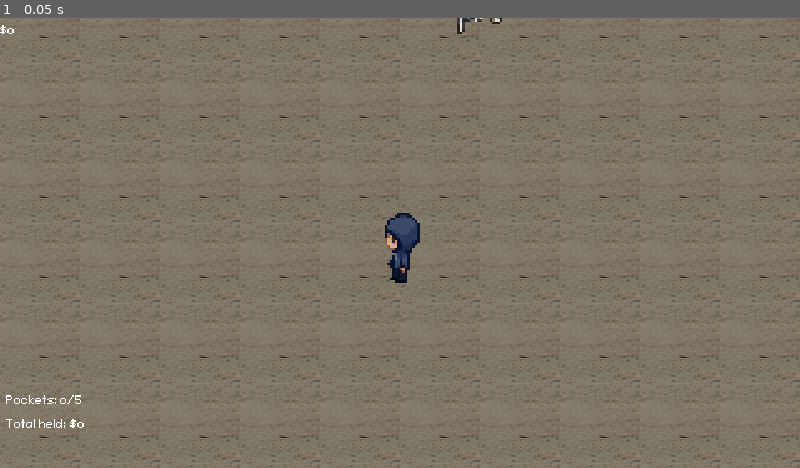
Above: before the commit, frame 1.
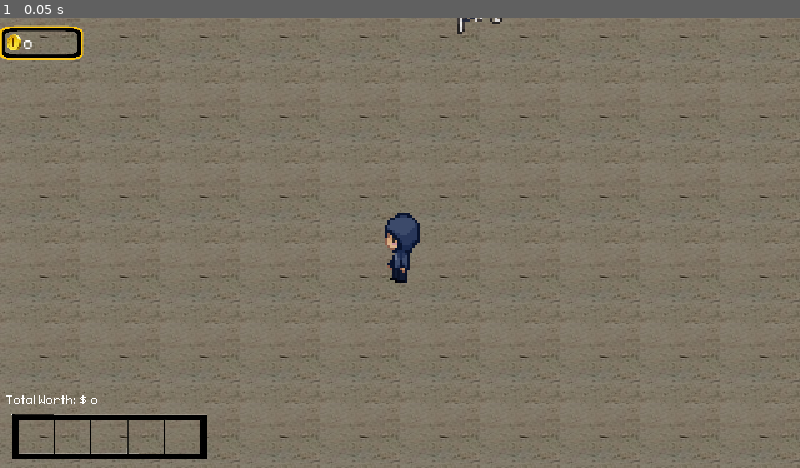
Above: after the commit, the same moment.

Repository: nithinsenthil/UCDBTS
Game: Godot game, scene res://Scenes/level_1.tscn
Two runs of this game, one before a commit and one after it. Both use one fixed random seed, a clock stepped at 60 frames per second and the inputs below. This scene is started directly instead of the project's main scene. The engine's default icon, where the game draws it, is replaced by a stand-in: a white triangle on a blue panel in a dark square.
Inputs:
- Up to frame 1 (0.05 s): no input

The runs differ from the first frame. In frame 1, 1.4% of the frame differs, in the area x 0-26%, y 1-98%.
Error in both runs: Cannot call method 'add_child' on a null value. (res://Scripts/Managers/scene_manager.gd:27)

Commit message:
Added visual for money displayed and visuals for how many bikes the user has

Diff:
--- a/ucdbts/Scenes/level_1.tscn
+++ b/ucdbts/Scenes/level_1.tscn
@@ -1,14 +1,21 @@
-[gd_scene load_steps=11 format=3 uid="uid://u5cbtsx5gtfs"]
+[gd_scene load_steps=18 format=3 uid="uid://u5cbtsx5gtfs"]
 
 [ext_resource type="PackedScene" uid="uid://gxrmon58v2of" path="res://Scenes/camera.tscn" id="1_lsmp6"]
-[ext_resource type="Script" uid="uid://csmojftlbnmwu" path="res://Scripts/level_1.gd" id="1_wrinw"]
+[ext_resource type="Script" path="res://Scripts/level_1.gd" id="1_wrinw"]
 [ext_resource type="PackedScene" uid="uid://djchl1edhuuic" path="res://Scenes/debug_scene.tscn" id="2_xrdnt"]
 [ext_resource type="PackedScene" uid="uid://dmlnsq8mvdrq7" path="res://Scenes/player.tscn" id="3_wrinw"]
 [ext_resource type="Texture2D" uid="uid://cbfk6vu0papus" path="res://Assets/environment/ucdavis.jpg" id="4_chwpn"]
 [ext_resource type="Script" uid="uid://bewtipkcwvdg" path="res://Scripts/money.gd" id="5_af3po"]
 [ext_resource type="Script" uid="uid://bablma2t4h3vm" path="res://Scripts/Debugging/debug_label.gd" id="6_uy8f0"]
 [ext_resource type="Script" uid="uid://cplyk1jik3cck" path="res://Scripts/pockets.gd" id="7_6r07y"]
-[ext_resource type="Script" uid="uid://c6yccf4lx8l0t" path="res://Scripts/end_level.gd" id="8_xrdnt"]
+[ext_resource type="Texture2D" uid="uid://10a62s21ftkn" path="res://Assets/ui_elements/coin_display2.png" id="7_chwpn"]
+[ext_resource type="Script" path="res://Scripts/end_level.gd" id="8_xrdnt"]
+[ext_resource type="Texture2D" uid="uid://biylug8advjp6" path="res://Assets/ui_elements/pocket_display.png" id="10_af3po"]
+[ext_resource type="Script" uid="uid://bhdfyrgtmohsh" path="res://Scripts/bike_1.gd" id="11_uy8f0"]
+[ext_resource type="Script" uid="uid://dsbcd5ja5mxf4" path="res://Scripts/bike_2.gd" id="12_6r07y"]
+[ext_resource type="Script" uid="uid://bp3lwx7kwr0ww" path="res://Scripts/bike_3.gd" id="13_6ioyp"]
+[ext_resource type="Script" uid="uid://b0odkellsfjw3" path="res://Scripts/bike_4.gd" id="14_oovug"]
+[ext_resource type="Script" uid="uid://beqtptwtchldw" path="res://Scripts/bike_5.gd" id="15_8i23i"]
 
 [sub_resource type="RectangleShape2D" id="RectangleShape2D_wrinw"]
 size = Vector2(91.5, 173)
@@ -36,8 +43,17 @@
 script = ExtResource("5_af3po")
 
 [node name="Label" type="Label" parent="MoneyDisplay"]
+offset_left = 19.0
+offset_top = 7.0
+offset_right = 59.0
+offset_bottom = 33.0
+theme_override_font_sizes/font_size = 21
+
+[node name="TextureRect" type="TextureRect" parent="MoneyDisplay"]
 offset_right = 40.0
-offset_bottom = 23.0
+offset_bottom = 40.0
+scale = Vector2(0.1, 0.1)
+texture = ExtResource("7_chwpn")
 
 [node name="Debug" type="Label" parent="."]
 visible = false
@@ -50,11 +66,59 @@
 layer = 2
 script = ExtResource("7_6r07y")
 
+[node name="PocketBoxes" type="TextureRect" parent="PocketsDisplay"]
+offset_left = 2.0
+offset_top = 299.0
+offset_right = 745.0
+offset_bottom = 635.0
+scale = Vector2(0.25, 0.25)
+texture = ExtResource("10_af3po")
+
 [node name="Label" type="Label" parent="PocketsDisplay"]
 offset_left = 5.0
 offset_top = 296.0
 offset_right = 45.0
 offset_bottom = 319.0
+
+[node name="Bike1" type="TextureRect" parent="PocketsDisplay"]
+offset_left = 16.0
+offset_top = 323.0
+offset_right = 41.0
+offset_bottom = 348.0
+expand_mode = 1
+script = ExtResource("11_uy8f0")
+
+[node name="Bike2" type="TextureRect" parent="PocketsDisplay"]
+offset_left = 46.0
+offset_top = 322.0
+offset_right = 71.0
+offset_bottom = 347.0
+expand_mode = 1
+script = ExtResource("12_6r07y")
+
+[node name="Bike3" type="TextureRect" parent="PocketsDisplay"]
+offset_left = 75.0
+offset_top = 322.0
+offset_right = 100.0
+offset_bottom = 347.0
+expand_mode = 1
+script = ExtResource("13_6ioyp")
+
+[node name="Bike4" type="TextureRect" parent="PocketsDisplay"]
+offset_left = 105.0
+offset_top = 323.0
+offset_right = 130.0
+offset_bottom = 348.0
+expand_mode = 1
+script = ExtResource("14_oovug")
+
+[node name="Bike5" type="TextureRect" parent="PocketsDisplay"]
+offset_left = 134.0
+offset_top = 323.0
+offset_right = 159.0
+offset_bottom = 348.0
+expand_mode = 1
+script = ExtResource("15_8i23i")
 
 [node name="Area2D" type="Area2D" parent="."]
 script = ExtResource("8_xrdnt")
--- /dev/null
+++ b/ucdbts/Scripts/bike_1.gd
@@ -0,0 +1,10 @@
+extends TextureRect
+
+func _ready():
+	self.texture = load("res://Assets/bikes/bike6.png")
+
+func _process(delta):
+	if ResourceManager.get_num_held_bikes() > 0:
+		self.visible = true
+	else:
+		self.visible = false
--- /dev/null
+++ b/ucdbts/Scripts/bike_2.gd
@@ -0,0 +1,10 @@
+extends TextureRect
+
+func _ready():
+	self.texture = load("res://Assets/bikes/bike6.png")
+
+func _process(delta):
+	if ResourceManager.get_num_held_bikes() > 1:
+		self.visible = true
+	else:
+		self.visible = false
--- /dev/null
+++ b/ucdbts/Scripts/bike_3.gd
@@ -0,0 +1,10 @@
+extends TextureRect
+
+func _ready():
+	self.texture = load("res://Assets/bikes/bike6.png")
+
+func _process(delta):
+	if ResourceManager.get_num_held_bikes() > 2:
+		self.visible = true
+	else:
+		self.visible = false
--- /dev/null
+++ b/ucdbts/Scripts/bike_4.gd
@@ -0,0 +1,10 @@
+extends TextureRect
+
+func _ready():
+	self.texture = load("res://Assets/bikes/bike6.png")
+
+func _process(delta):
+	if ResourceManager.get_num_held_bikes() > 3:
+		self.visible = true
+	else:
+		self.visible = false
--- /dev/null
+++ b/ucdbts/Scripts/bike_5.gd
@@ -0,0 +1,10 @@
+extends TextureRect
+
+func _ready():
+	self.texture = load("res://Assets/bikes/bike6.png")
+
+func _process(delta):
+	if ResourceManager.get_num_held_bikes() > 4:
+		self.visible = true
+	else:
+		self.visible = false
--- a/ucdbts/Scripts/money.gd
+++ b/ucdbts/Scripts/money.gd
@@ -3,12 +3,14 @@
 
 #var _total_funds = 0
 @onready var money_label: Label = $Label
+@onready var player:Player = %Player
 
 
-func _ready():
+
+func _ready() -> void:
 	# Initialize the label when the scene starts
 	update_label()
 
 
-func update_label():
-	money_label.text = "$" + str(ResourceManager.get_total_funds())
+func update_label() -> void:
+	money_label.text = str(ResourceManager.get_total_funds())
--- a/ucdbts/Scripts/pockets.gd
+++ b/ucdbts/Scripts/pockets.gd
@@ -10,5 +10,6 @@
 
 
 func update_label() -> void:
-	pockets_label.text = "Pockets: %d/%d\nTotal held: $%d" % [ResourceManager.get_num_held_bikes(), ResourceManager.get_max_pocket_size(),
-			ResourceManager.get_pocket_value()]
+	#pockets_label.text = "Pockets: %d/%d\nTotal held: $%d" % [ResourceManager.get_num_held_bikes(), ResourceManager.get_max_pocket_size(),
+			#ResourceManager.get_pocket_value()]
+	pockets_label.text = "Total Worth: $ %d" % [ResourceManager.get_pocket_value()]
Binary file added: ucdbts/Assets/bikes/bike6.png
Not shown, added: ucdbts/Assets/bikes/bike6.png.import
Binary file added: ucdbts/Assets/ui_elements/coin.png
Not shown, added: ucdbts/Assets/ui_elements/coin.png.import
Binary file added: ucdbts/Assets/ui_elements/coin_display.png
Not shown, added: ucdbts/Assets/ui_elements/coin_display.png.import
Binary file added: ucdbts/Assets/ui_elements/coin_display2.png
Not shown, added: ucdbts/Assets/ui_elements/coin_display2.png.import
Binary file added: ucdbts/Assets/ui_elements/pocket_display.png
Not shown, added: ucdbts/Assets/ui_elements/pocket_display.png.import
Not shown, added: ucdbts/Scripts/bike_1.gd.uid
Not shown, added: ucdbts/Scripts/bike_2.gd.uid
(and 3 more such lines)
